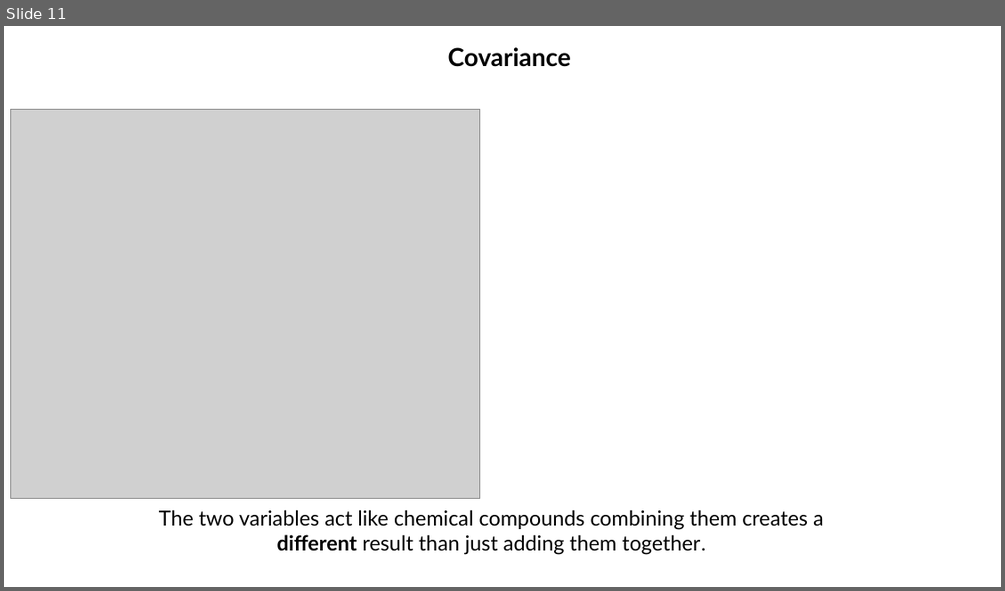
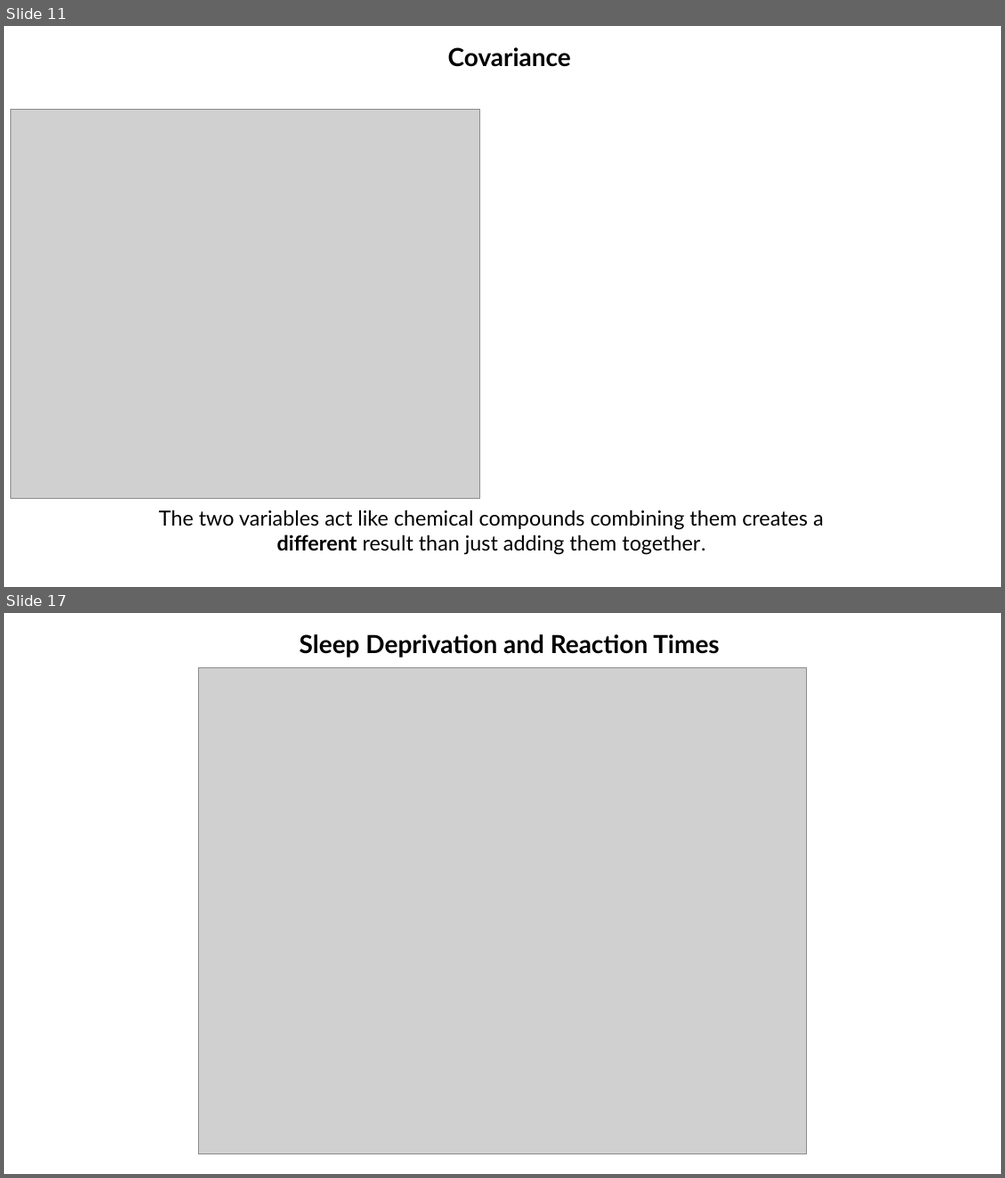
Before and after one commit to rahulvenugopal/LinearModelsTut, a slide deck: visuals/D4.pptx. Shown one above the other, each under a label of ours: slide 11 before the commit, slides 11 and 17 after it; the slides between them are not shown. The pictures are 1005x591 and 1005x1178 pixels, drawn with LibreOffice and Linux fonts; fonts in the diff are those of the drawing; grey boxes stand for pictures. Boxes give left, top, right and bottom in pixels: in the first picture for what was removed or moved away, otherwise in the second. Text is boxed around its words. In the diff, an @@ line names an element or a change of style, - is before the commit and + after.

```diff
--- a/visuals/D4.pptx
+++ b/visuals/D4.pptx
@@ slide 17 added at box(4, 613, 1001, 1174), background #FFFFFF @@
@@ text added at box(299, 634, 719, 657), 24 pt, text #000000, bold @@
+Sleep Deprivation and Reaction Times
@@ picture added at box(198, 667, 806, 1153) @@
```
Also in this commit, not shown: 7 other slides added.
